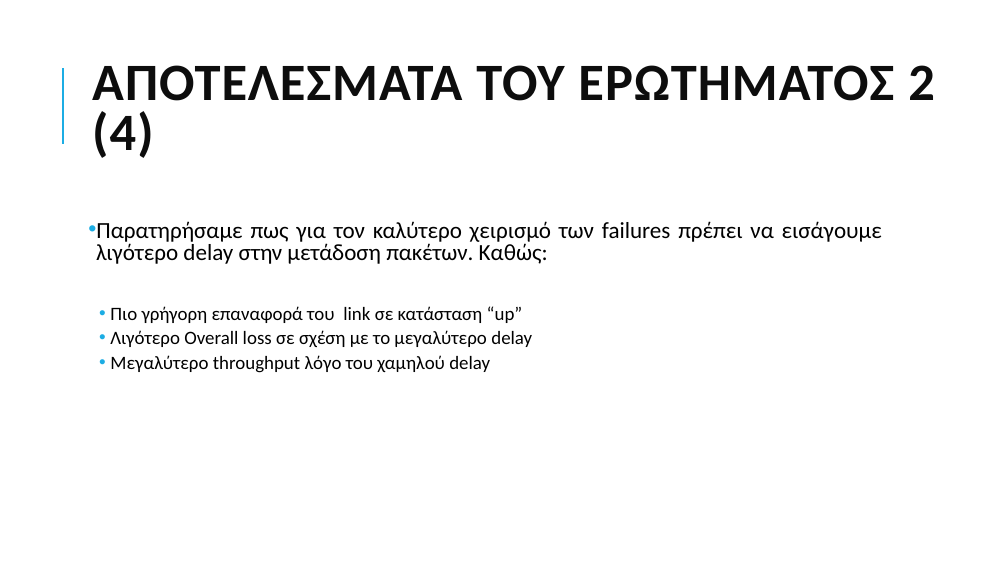
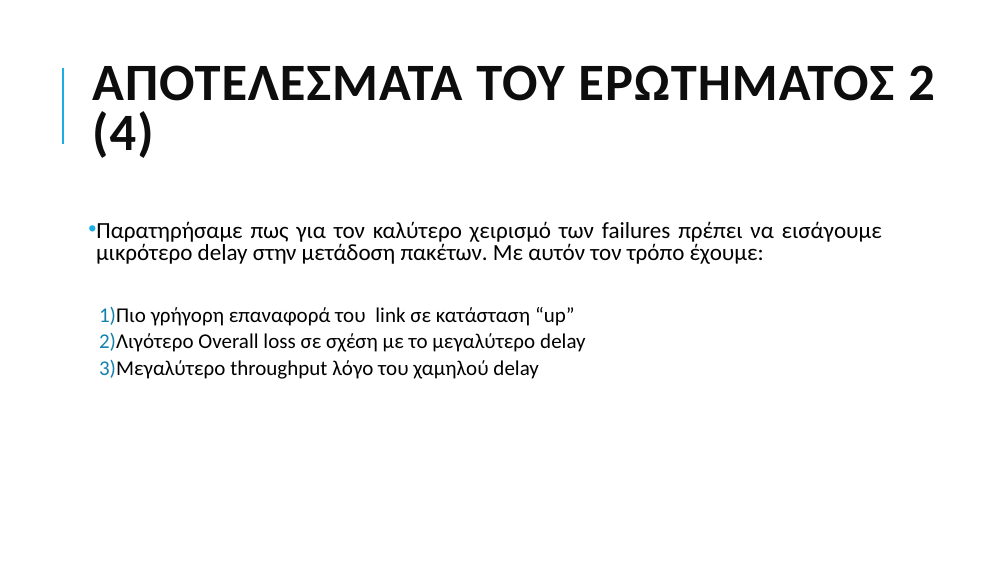
Before and after one commit to grgmyl/Ns3Project, a slide deck: slide 17 of Presentations/Ns-3_presentation_F.pptx. Drawn at 1008x567 pixels with LibreOffice and Linux fonts; fonts in the diff are those of the drawing. Boxes give left, top, right and bottom in pixels: in the first picture for what was removed or moved away, otherwise in the second. Text is boxed around its words. In the diff, an @@ line names an element or a change of style, - is before the commit and + after.

```diff
--- a/Presentations/Ns-3_presentation_F.pptx
+++ b/Presentations/Ns-3_presentation_F.pptx
@@ text at (96, 221, 882, 379): text changed; size 18 to 20 pt @@
-• Παρατηρήσαμε πως για τον καλύτερο χειρισμό των failures πρέπει να εισάγουμε λιγότερο delay στην μετάδοση πακέτων. Καθώς:
-  • Πιο γρήγορη επαναφορά του link σε κατάσταση “up”
-  • Λιγότερο Overall loss σε σχέση με το μεγαλύτερο delay
-  • Μεγαλύτερο throughput λόγο του χαμηλού delay
+• Παρατηρήσαμε πως για τον καλύτερο χειρισμό των failures πρέπει να εισάγουμε μικρότερο delay στην μετάδοση πακέτων. Με αυτόν τον τρόπο έχουμε:
+  1)Πιο γρήγορη επαναφορά του link σε κατάσταση “up”
+  2)Λιγότερο Overall loss σε σχέση με το μεγαλύτερο delay
+  3)Μεγαλύτερο throughput λόγο του χαμηλού delay
```
Also in this commit, not shown: 10 other slides changed, 1 slide added, 1 slide removed.
